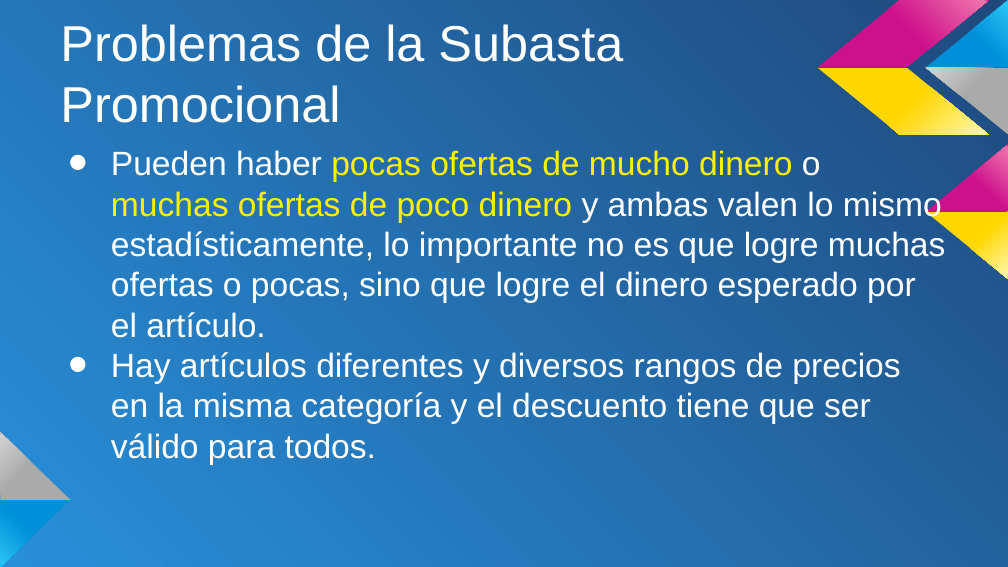
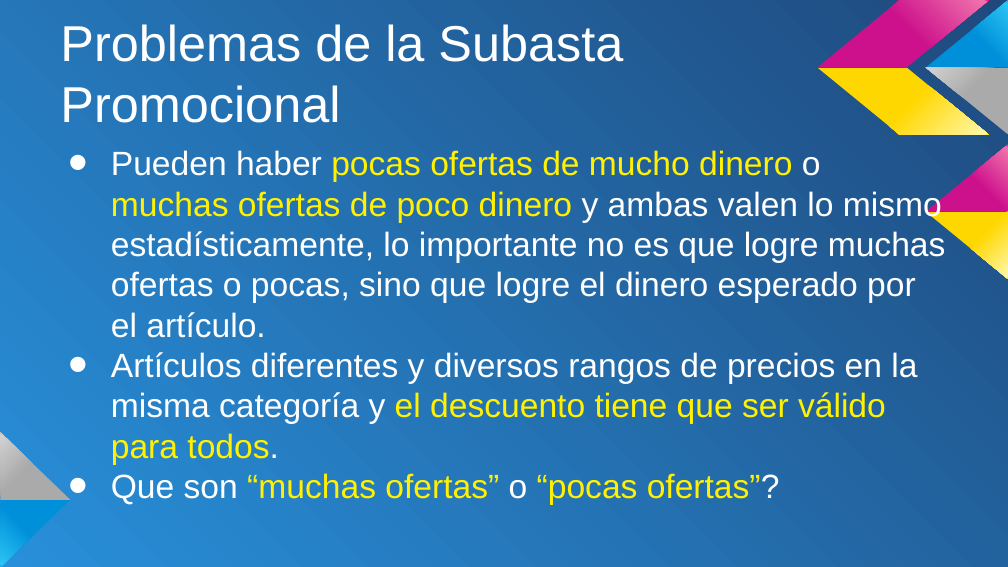
Before and after one commit to S0ulfire84/Subasto-seminario-2do-2013-fiuba, a slide deck: slide 12 of documentacion/Presentacion TP Seminario I - Subasto.pptx. Drawn at 1008x567 pixels with LibreOffice and Linux fonts; fonts in the diff are those of the drawing. Boxes give left, top, right and bottom in pixels: in the first picture for what was removed or moved away, otherwise in the second. Text is boxed around its words. In the diff, an @@ line names an element or a change of style, - is before the commit and + after.

```diff
--- a/documentacion/Presentacion TP Seminario I - Subasto.pptx
+++ b/documentacion/Presentacion TP Seminario I - Subasto.pptx
@@ text at bbox=[111, 352, 917, 505]: text changed @@
-• Hay artículos diferentes y diversos rangos de precios en la misma categoría y el descuento tiene que ser válido para todos.
+• Artículos diferentes y diversos rangos de precios en la misma categoría y el descuento tiene que ser válido para todos.
+• Que son “muchas ofertas” o “pocas ofertas”?
```
Also in this commit, not shown: 2 other slides changed, 31 other files.
